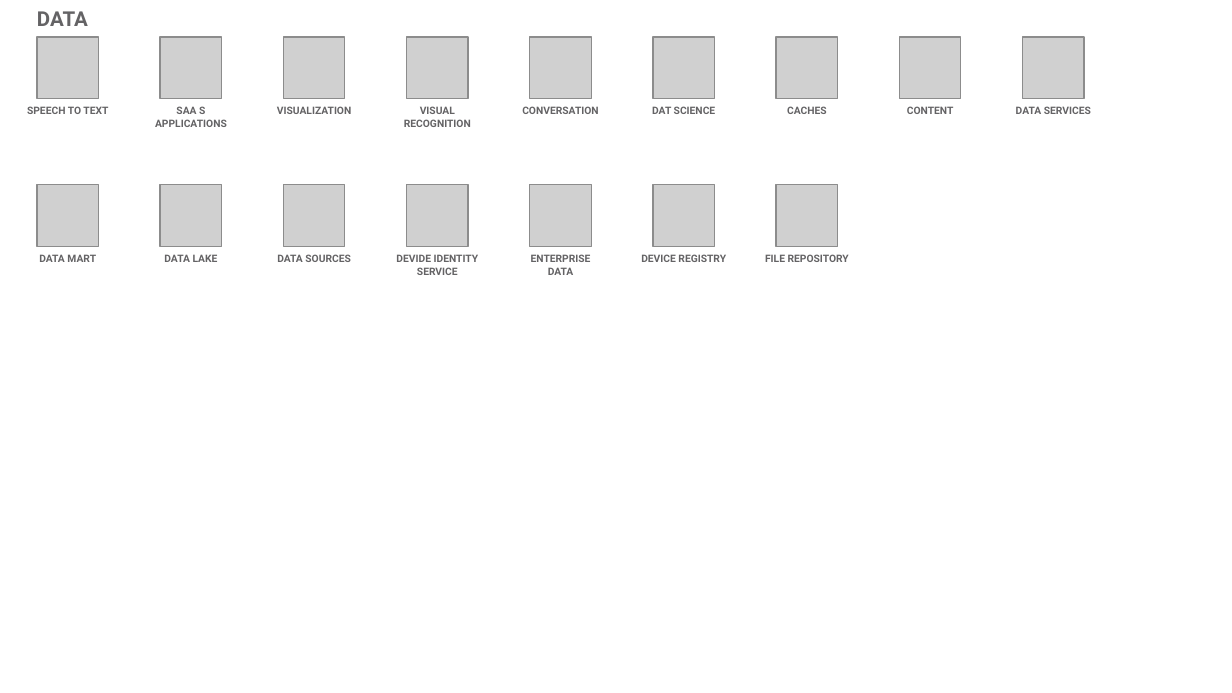
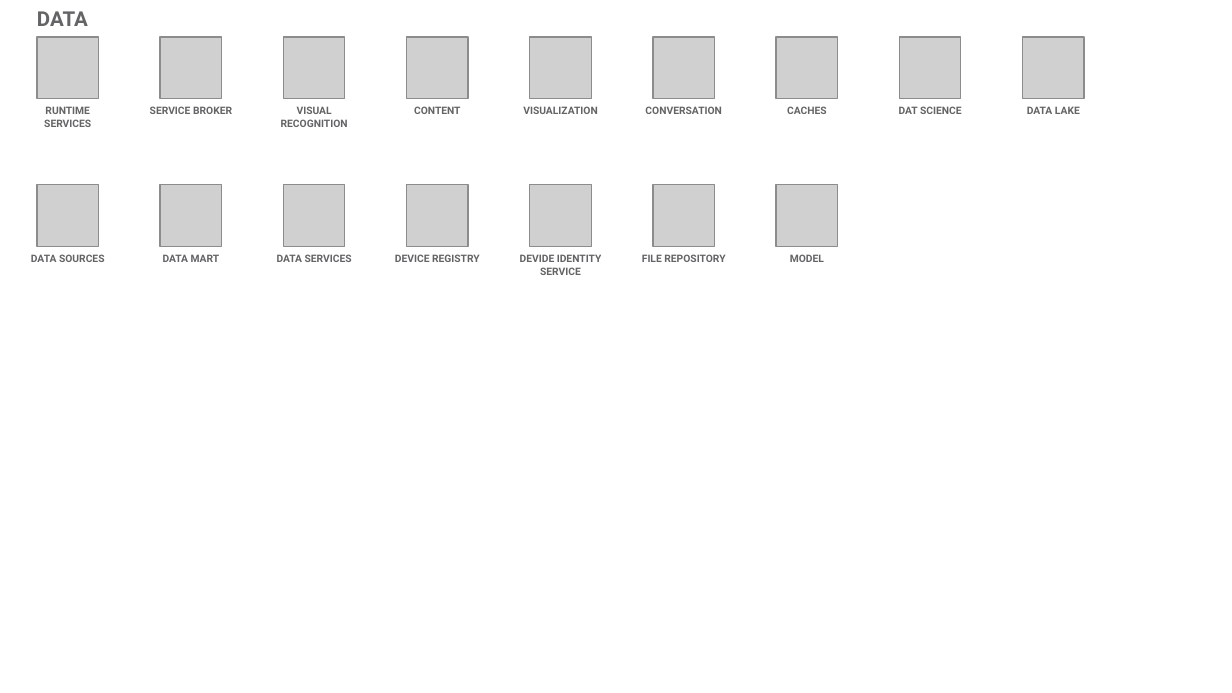
Before and after one commit to l2fprod/myarchitecture, a slide deck: slide 14 of mycatalog-architecture-diagram-template.pptx. Drawn at 1232x693 pixels with LibreOffice and Linux fonts; fonts in the diff are those of the drawing; grey boxes stand for pictures. Boxes give left, top, right and bottom in pixels: in the first picture for what was removed or moved away, otherwise in the second. Text is boxed around its words. In the diff, an @@ line names an element or a change of style, - is before the commit and + after.

```diff
--- a/mycatalog-architecture-diagram-template.pptx
+++ b/mycatalog-architecture-diagram-template.pptx
@@ text at [44,106,91,127]: text changed @@
-SPEECH TO TEXT
+RUNTIME SERVICES
@@ text at [150,106,232,114]: text changed @@
-SAA S APPLICATIONS
+SERVICE BROKER
@@ text "VISUAL RECOGNITION": place and size @@
-text "VISUAL RECOGNITION" at [404,106,471,127]
+text "VISUAL RECOGNITION" at [281,106,348,127]
@@ text added at [414,106,461,114], 6 pt, text #646365, bold @@
+CONTENT
@@ text "VISUALIZATION": place and size @@
-text "VISUALIZATION" at [277,106,351,114]
+text "VISUALIZATION" at [523,106,597,114]
@@ text "CONVERSATION": place and size @@
-text "CONVERSATION" at [522,106,598,114]
+text "CONVERSATION" at [645,106,721,114]
@@ text removed at [652,106,716,114] @@
-DAT SCIENCE
@@ text at [899,106,962,114]: text changed @@
-CONTENT
+DAT SCIENCE
@@ text at [1027,106,1080,114]: text changed @@
-DATA SERVICES
+DATA LAKE
@@ text at [31,254,105,262]: text changed @@
-DATA MART
+DATA SOURCES
@@ text at [163,254,220,262]: text changed @@
-DATA LAKE
+DATA MART
@@ text at [277,254,352,262]: text changed @@
-DATA SOURCES
+DATA SERVICES
@@ text "DEVICE REGISTRY": place and size @@
-text "DEVICE REGISTRY" at [641,254,726,262]
+text "DEVICE REGISTRY" at [395,254,480,262]
@@ text "DEVIDE IDENTITY SERVICE": place and size @@
-text "DEVIDE IDENTITY SERVICE" at [396,254,479,275]
+text "DEVIDE IDENTITY SERVICE" at [520,254,602,275]
@@ text removed at [531,254,591,275] @@
-ENTERPRISE DATA
@@ text "FILE REPOSITORY": place and size @@
-text "FILE REPOSITORY" at [765,254,849,262]
+text "FILE REPOSITORY" at [642,254,725,262]
@@ text added at [790,254,824,262], 6 pt, text #646365, bold @@
+MODEL
```
Also in this commit, not shown: 16 other slides changed, 1 slide added, 1 slide removed.
